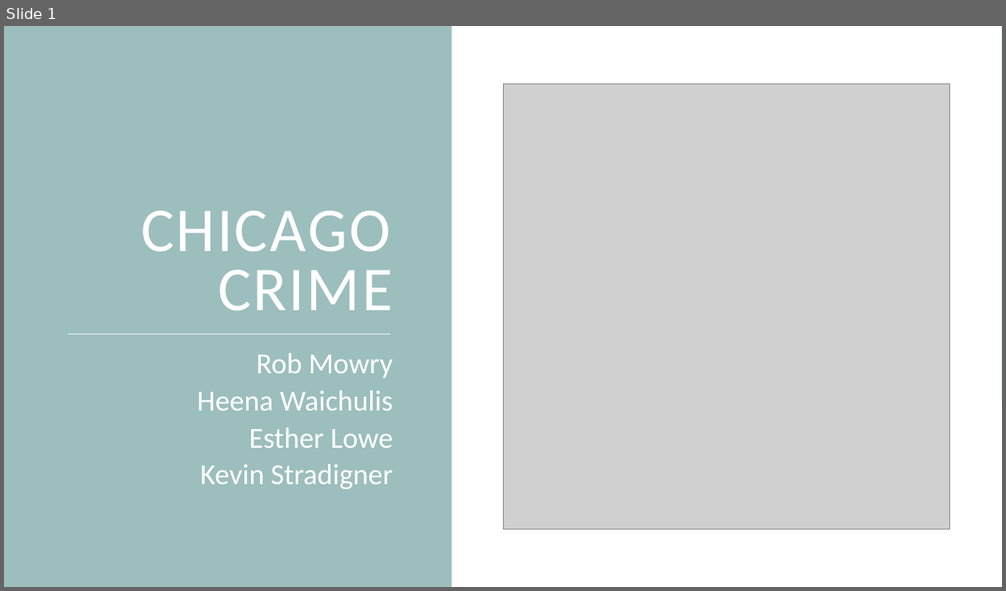
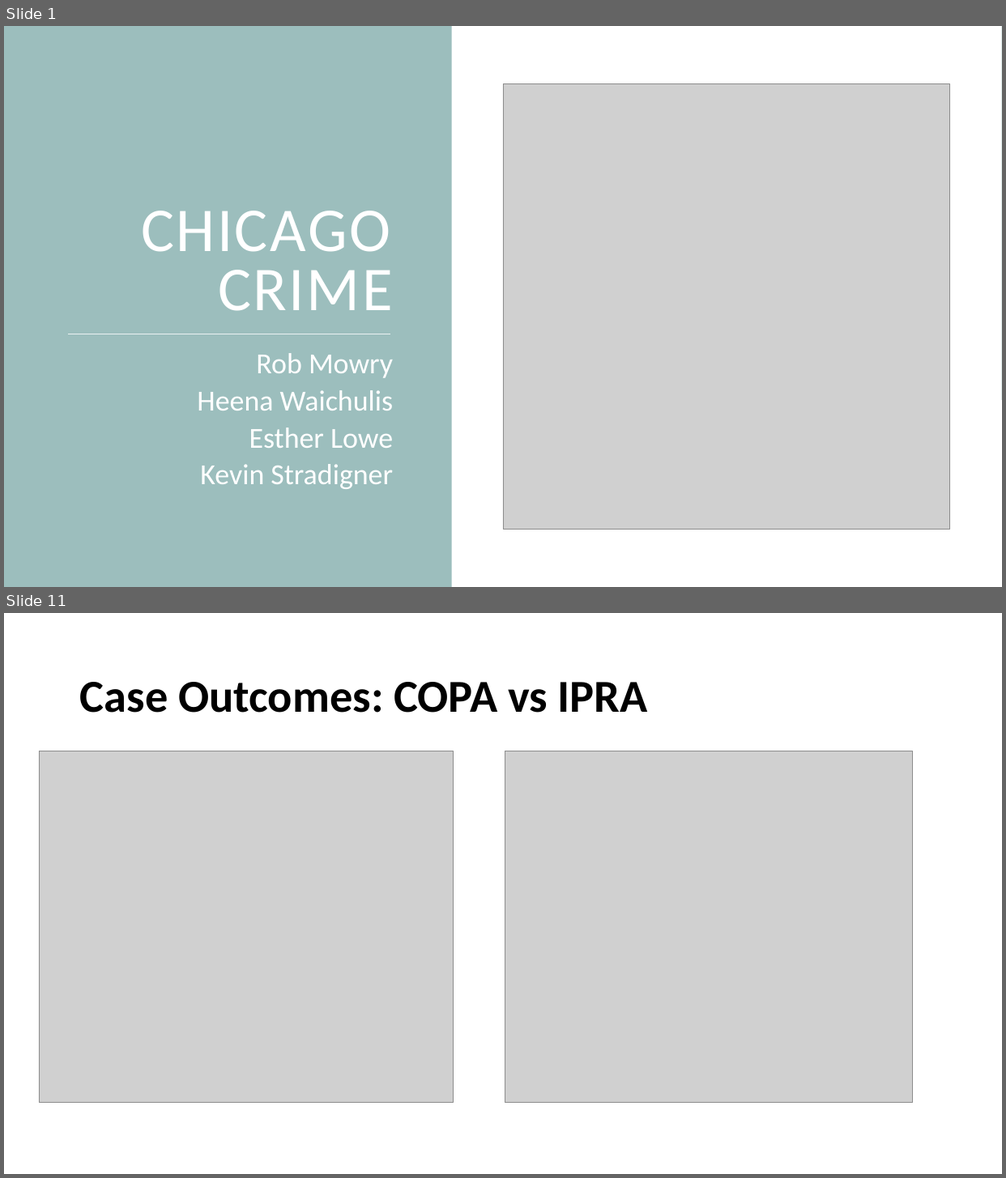
Before and after one commit to ELLowe/20190622_Group_1, a slide deck: MSWL_Chicago_Crime.pptx. Shown one above the other, each under a label of ours: slide 1 before the commit, slides 1 and 11 after it; the slides between them are not shown. The pictures are 1006x591 and 1006x1178 pixels, drawn with LibreOffice and Linux fonts; fonts in the diff are those of the drawing; grey boxes stand for pictures. Boxes give left, top, right and bottom in pixels: in the first picture for what was removed or moved away, otherwise in the second. Text is boxed around its words. In the diff, an @@ line names an element or a change of style, - is before the commit and + after.

```diff
--- a/MSWL_Chicago_Crime.pptx
+++ b/MSWL_Chicago_Crime.pptx
@@ slide 11 added at (4,613,1002,1174), background #FFFFFF @@
@@ title added at (80,682,648,713), 44 pt, text #000000, bold @@
+Case Outcomes: COPA vs IPRA
@@ picture added at (39,752,454,1103) @@
@@ picture added at (505,752,914,1103) @@
```
Also in this commit, not shown: 28 other slides added, 5 slides removed, 7 other files.
